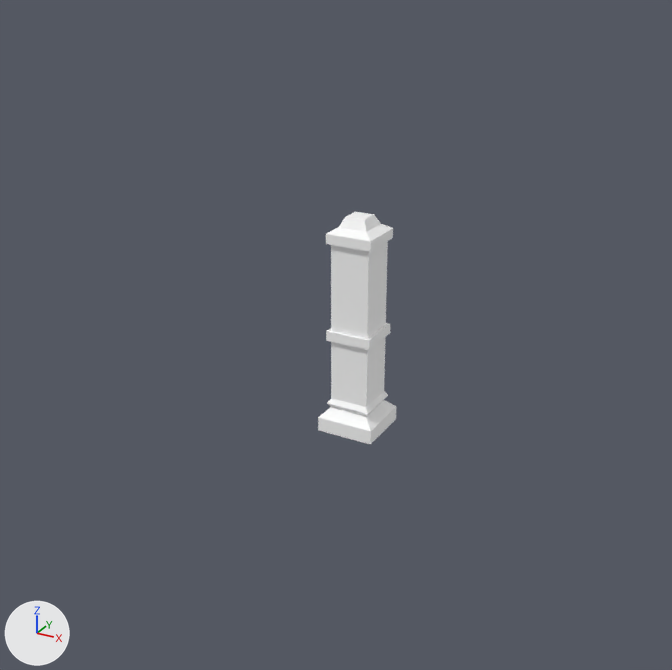
Renders of the Blender file Modular_Dungeon.blend from each side of a commit.
Before and after are seen from a 50 mm camera at (7.8, -15.2, 9.5) aimed at (-2.1, 2.9, 0.5). Arrows for +X, +Y and +Z are at lower left; the lights stay in place.

Names of what the first picture shows: 'Pillar.005'.
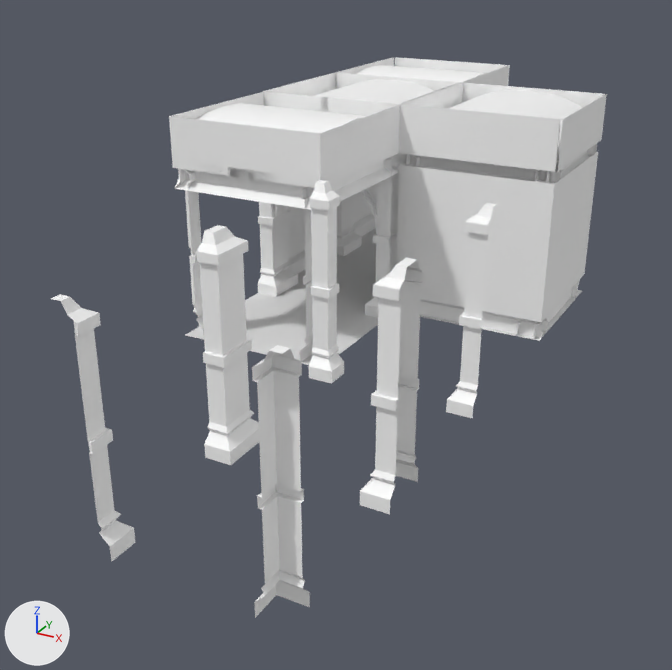
Where the change shows, as pixel boxes (x1, y1, x2, y2) in the pictures (672 x 670 px):
'Pillar.006', added
    after: (51, 228, 412, 618)
'Wall.004', shown
    after: (396, 105, 560, 339)
'Pillar.005', reshaped (262% wider, 30% taller)
    before: (318, 212, 396, 444)
    after: (212, 180, 497, 482)
'TopTrim.002', shown
    after: (169, 97, 400, 210)
'Wall.001', shown
    after: (400, 82, 607, 339)
'Pillar.001', shown
    after: (184, 156, 393, 361)
'TopTrim.001', shown
    after: (171, 92, 401, 201)
'Cross', shown
    after: (186, 290, 378, 365)
'Roof_Curved4.003', shown
    after: (197, 103, 367, 133)
'Wall', shown
    after: (262, 73, 463, 273)
'Roof_Curved4.005', shown
    after: (448, 90, 583, 161)
'Floor (Straight)', shown
    after: (288, 251, 376, 305)
'Pillar', shown
    after: (280, 173, 399, 290)
'Roof_Curved4', shown
    after: (314, 79, 434, 104)
'TopTrim', shown
    after: (264, 73, 462, 171)
'Roof_Curved4.009', shown
    after: (356, 65, 486, 82)
'TopTrim.003', shown
    after: (401, 82, 605, 171)
'Wall.003', shown
    after: (395, 57, 510, 82)
'Wall.005', shown
    after: (335, 57, 393, 236)
'TopTrim.005', shown
    after: (337, 58, 509, 86)
'Roof_Curved4.004', shown
    after: (179, 160, 301, 186)
'DeadEnd', shown
    after: (420, 290, 582, 341)
'Cylinder.002', added
    after: (274, 184, 377, 231)
'Pillar.004', shown
    after: (347, 195, 362, 250)
'Pillar.002', shown
    after: (412, 144, 596, 336)
'Corner', shown
    after: (353, 228, 376, 255)
'Cylinder.001', added
    after: (282, 205, 288, 214)

The change, as a list of edits to the scene's bpy script:
```text
Add me_cylinder_003:
    me_cylinder_003.from_pydata(...)  # 80 vertices, 62 faces; spans x -4.0..-2.19, y -1.6..1.6, z -2.0..-1.7
    me_cylinder_003.polygons.foreach_set('use_smooth', [True] * 62)
    # faces by material slot: [26, 36]
    me_cylinder_003.materials.append(mat_wall)  # its picture is missing
    me_cylinder_003.materials.append(mat_concrete)  # its picture is missing
Change ob_floor__straight:
    remove ob_floor__straight.hide_render = True
Change ob_wall:
    remove ob_wall.hide_render = True
Change ob_pillar:
    remove ob_pillar.hide_render = True
Change ob_roof_curved4:
    remove ob_roof_curved4.hide_render = True
Change ob_toptrim:
    remove ob_toptrim.hide_render = True
Change ob_cross:
    remove ob_cross.hide_render = True
Change ob_pillar_001:
    remove ob_pillar_001.hide_render = True
Change ob_roof_curved4_003:
    remove ob_roof_curved4_003.hide_render = True
Change ob_toptrim_001:
    remove ob_toptrim_001.hide_render = True
Change ob_roof_curved4_004:
    remove ob_roof_curved4_004.hide_render = True
Change ob_toptrim_002:
    remove ob_toptrim_002.hide_render = True
Change ob_deadend:
    remove ob_deadend.hide_render = True
Change ob_wall_001:
    remove ob_wall_001.hide_render = True
Change ob_pillar_002:
    remove ob_pillar_002.hide_render = True
Change ob_roof_curved4_005:
    remove ob_roof_curved4_005.hide_render = True
Change ob_toptrim_003:
    remove ob_toptrim_003.hide_render = True
Change ob_corner:
    remove ob_corner.hide_render = True
Change ob_wall_003:
    remove ob_wall_003.hide_render = True
Change ob_pillar_004:
    remove ob_pillar_004.hide_render = True
Change ob_roof_curved4_009:
    remove ob_roof_curved4_009.hide_render = True
Change ob_toptrim_005:
    remove ob_toptrim_005.hide_render = True
Change ob_wall_004:
    remove ob_wall_004.hide_render = True
Change ob_wall_005:
    remove ob_wall_005.hide_render = True
Change ob_pillar_005:
    ob_pillar_005: bpy.data.objects.new('Pillar.005', me_plane_001) -> bpy.data.objects.new('Pillar.005', me_plane)
Add ob_pillar_006:
    ob_pillar_006 = bpy.data.objects.new('Pillar.006', me_plane)
    ob_pillar_006.parent = ob_cross
    ob_pillar_006.matrix_parent_inverse = Matrix(((1.0, 0.0, 0.0, 8.0), (0.0, 1.0, 0.0, 0.0), (0.0, 0.0, 1.0, 0.0), (0.0, 0.0, 0.0, 1.0)))
    ob_pillar_006.location = (0.0, 4.0, 0.0)
    ob_pillar_006.rotation_euler = (0.0, 0.0, 3.142)  # degrees (0, 0, 180)
    _m = ob_pillar_006.modifiers.new('Mirror', 'MIRROR')
    _m.use_axis = (True, True, False)
Add ob_cylinder_002:
    ob_cylinder_002 = bpy.data.objects.new('Cylinder.002', me_cylinder_003)
    ob_cylinder_002.location = (-4.0, 4.0, 0.0)
    ob_cylinder_002.rotation_euler = (-4.712, 1.571, 0.0)  # degrees (-270, 90, 0)
Add ob_cylinder_001:
    ob_cylinder_001 = bpy.data.objects.new('Cylinder.001', me_cylinder_003.copy())
    ob_cylinder_001.location = (-4.0, 8.0, 0.0)
    ob_cylinder_001.rotation_euler = (-1.571, 1.571, 0.0)  # degrees (-90, 90, 0)
```
